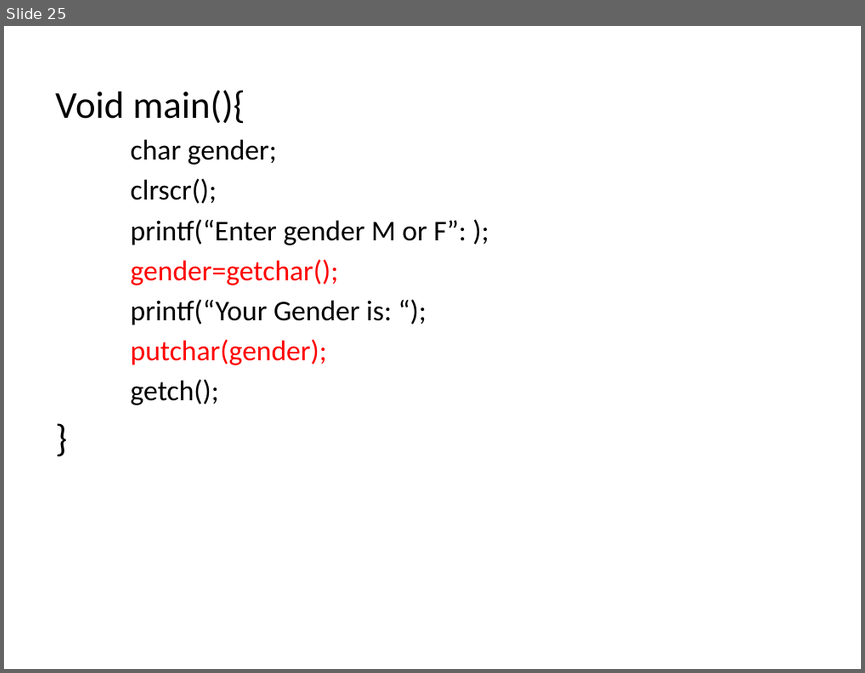
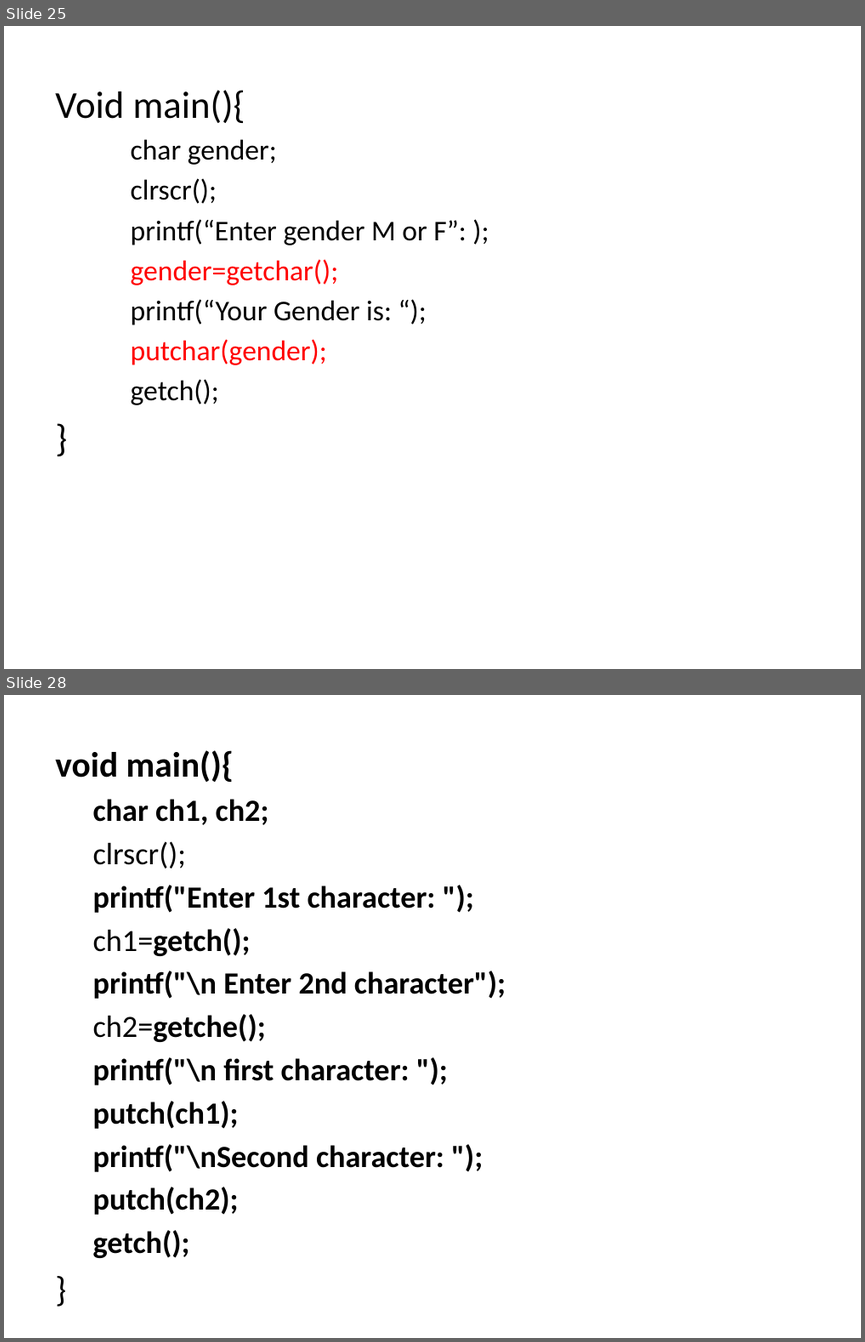
Before and after one commit to ashim888/csit-c, a slide deck: Unit 3/inputoutput.pptx. Shown one above the other, each under a label of ours: slide 25 before the commit, slides 25 and 28 after it; the slides between them are not shown. The pictures are 865x673 and 865x1342 pixels, drawn with LibreOffice and Linux fonts; fonts in the diff are those of the drawing. Boxes give left, top, right and bottom in pixels: in the first picture for what was removed or moved away, otherwise in the second. Text is boxed around its words. In the diff, an @@ line names an element or a change of style, - is before the commit and + after.

```diff
--- a/Unit 3/inputoutput.pptx
+++ b/Unit 3/inputoutput.pptx
@@ slide 28 added at bbox=[4, 695, 861, 1338], background #FFFFFF @@
@@ text added at bbox=[55, 750, 506, 1258], 25.9 pt, text #000000, bold @@
+void main(){
+  char ch1, ch2;
+  clrscr();
+  printf("Enter 1st character: ");
+  ch1=getch();
+  printf("\n Enter 2nd character");
+  ch2=getche();
+  printf("\n first character: ");
+  putch(ch1);
+  printf("\nSecond character: ");
+  putch(ch2);
+  getch();
+}
```
Also in this commit, not shown: 5 other slides added, 5 slides removed, 1 other file.
